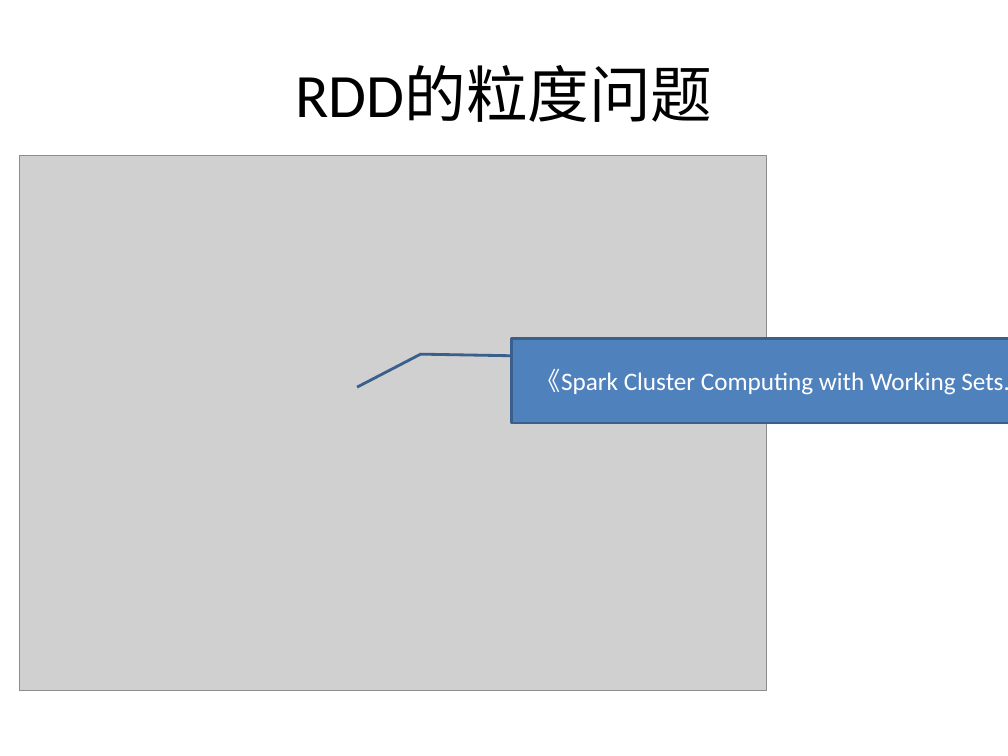
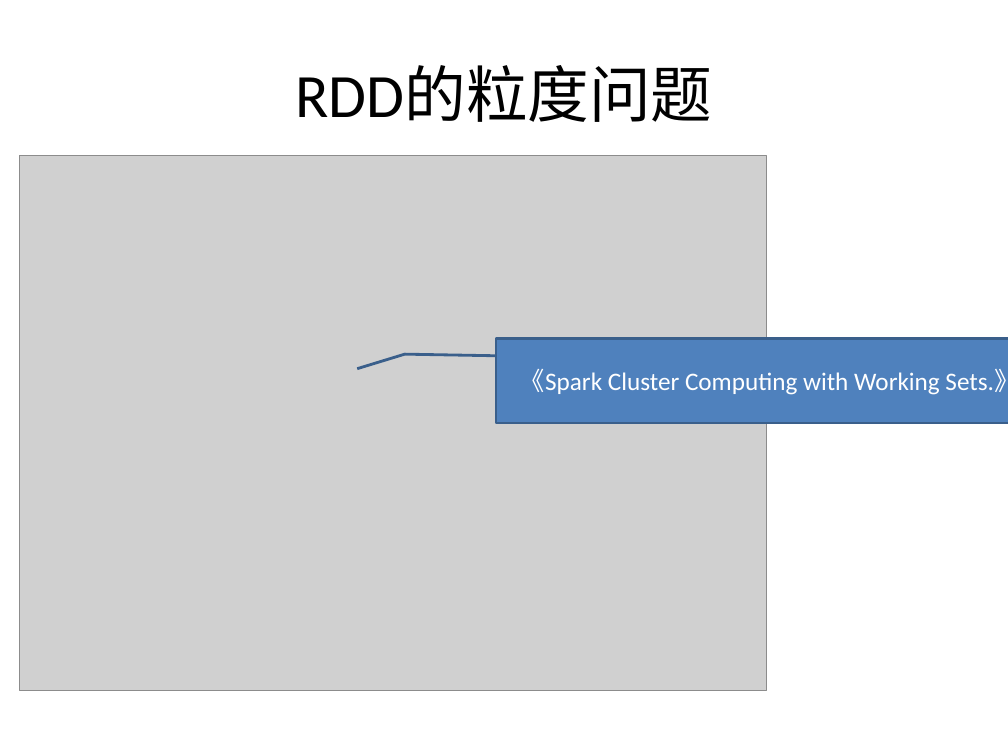
Before and after one commit to wuxingdexian/seminar, a slide deck: slide 21 of Shark SQL and Rich Analytics at Scale.pptx. Drawn at 1008x756 pixels with LibreOffice and Linux fonts; fonts in the diff are those of the drawing; grey boxes stand for pictures. Boxes give left, top, right and bottom in pixels: in the first picture for what was removed or moved away, otherwise in the second. Text is boxed around its words. In the diff, an @@ line names an element or a change of style, - is before the commit and + after.

```diff
--- a/Shark SQL and Rich Analytics at Scale.pptx
+++ b/Shark SQL and Rich Analytics at Scale.pptx
@@ border callout "《Spark Cluster Computing with Working ...": place and size @@
-border callout "《Spark Cluster Computing with Working ..." at (512, 339, 1008, 423)
+border callout "《Spark Cluster Computing with Working ..." at (496, 339, 1008, 423)
@@ border callout "《Spark Cluster Computing with Working ..." at (496, 339, 1008, 423): proportions changed @@
```
Also in this commit, not shown: 6 other slides changed, 1 other file.
